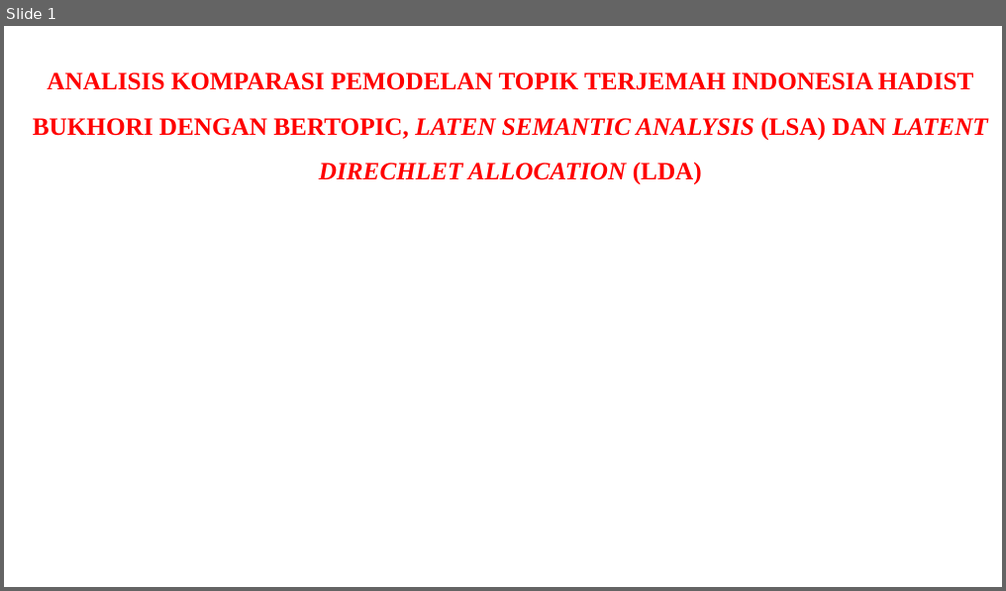
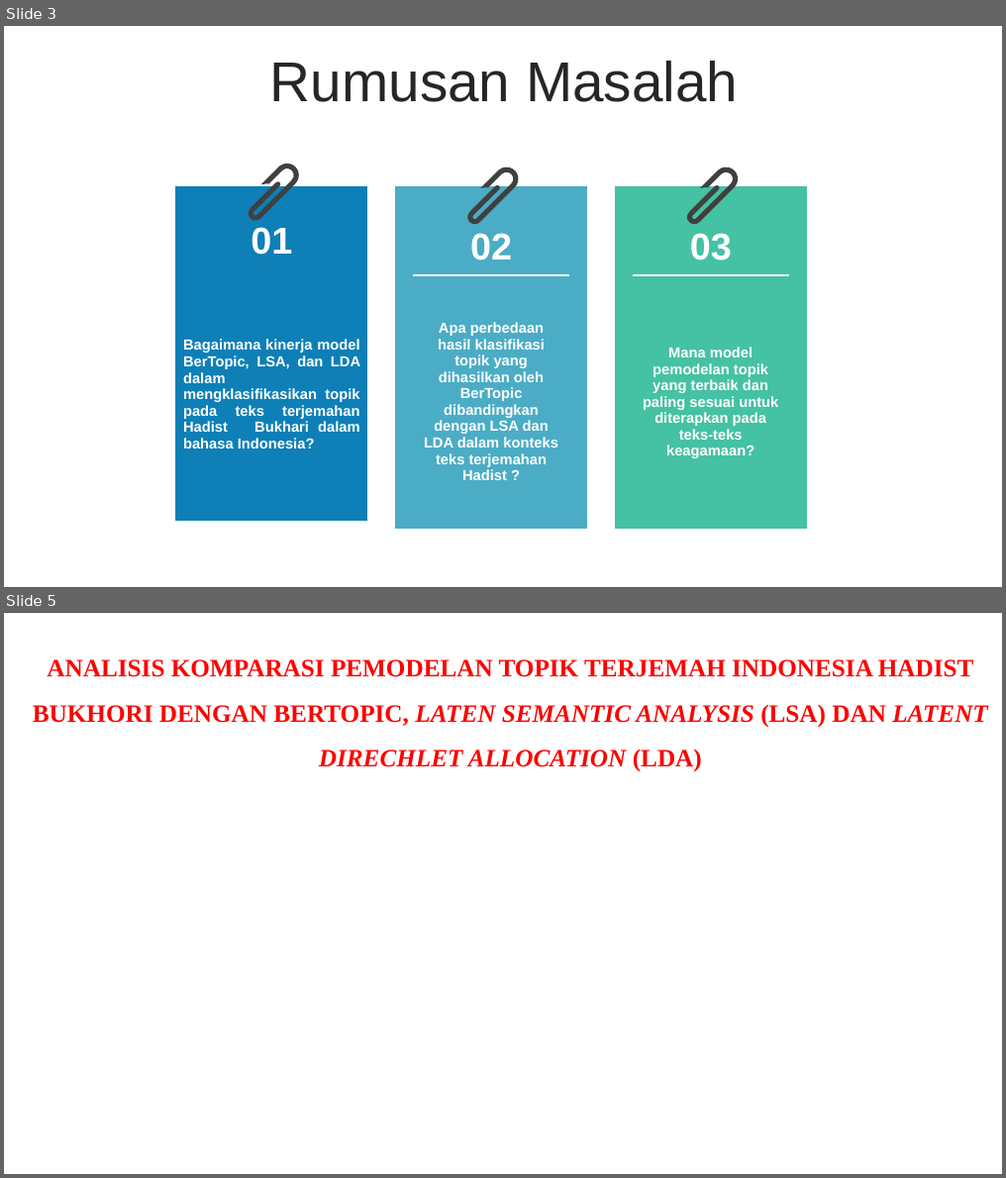
Before and after one commit to ridwan-bvk/SAKOLA-PASCA, a slide deck: SEMESTER2/METODE PENELITIAN/TUGAS/PRESENTASI - PROPOSAL THESIS.pptx. Shown one above the other, each under a label of ours: slide 1 before the commit, slides 3 and 5 after it; the slides between them are not shown. The pictures are 1006x591 and 1006x1178 pixels, drawn with LibreOffice and Linux fonts; fonts in the diff are those of the drawing; background and template pictures are left out. Boxes give left, top, right and bottom in pixels: in the first picture for what was removed or moved away, otherwise in the second. Text is boxed around its words. In the diff, an @@ line names an element or a change of style, - is before the commit and + after.

```diff
--- a/SEMESTER2/METODE PENELITIAN/TUGAS/PRESENTASI - PROPOSAL THESIS.pptx
+++ b/SEMESTER2/METODE PENELITIAN/TUGAS/PRESENTASI - PROPOSAL THESIS.pptx
@@ slide 3 added at box(4, 26, 1002, 587), background #FFFFFF @@
@@ text added at box(270, 61, 738, 102), 54 pt, text #262626 @@
+Rumusan Masalah
@@ freeform shape added at box(239, 159, 303, 223), fill #404040 @@
@@ freeform shape added at box(458, 163, 523, 227), fill #404040 @@
@@ freeform shape added at box(678, 163, 743, 227), fill #404040 @@
@@ table added at box(176, 187, 368, 524), 3 rows, 3 columns @@
+ |  | 
+ | 01 | 
+Bagaimana kinerja model BerTopic, LSA, dan LDA dalam mengklasifikasikan topik pada teks terjemahan Hadist Bukhari dalam bahasa Indonesia? |  | 
@@ table added at box(395, 187, 587, 530), 7 rows, 3 columns @@
+ |  | 
+ | 02 | 
+ | Apa perbedaan hasil klasifikasi topik yang dihasilkan oleh BerTopic dibandingkan dengan LSA dan LDA dalam konteks teks terjemahan Hadist ? | 
+ |  | 
+ |  | 
+ |  | 
+ |  | 
@@ table added at box(615, 187, 807, 530), 7 rows, 3 columns @@
+ |  | 
+ | 03 | 
+ | Mana model pemodelan topik yang terbaik dan paling sesuai untuk diterapkan pada teks-teks keagamaan? | 
+ |  | 
+ |  | 
+ |  | 
+ |  | 
@@ what was slide 1 is now slide 5 @@
```
Also in this commit, not shown: 3 other slides added, 2 slides removed, 1 other file.
